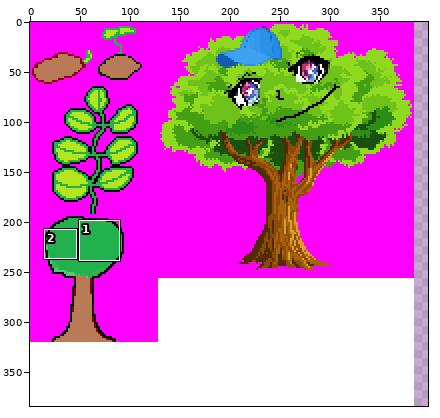
Two states of a sprite sheet, World Of Zuul/res/textures/sheets/player.png. Above, an overview of the earlier version with the close-up marked.
Close-up. The starting point:
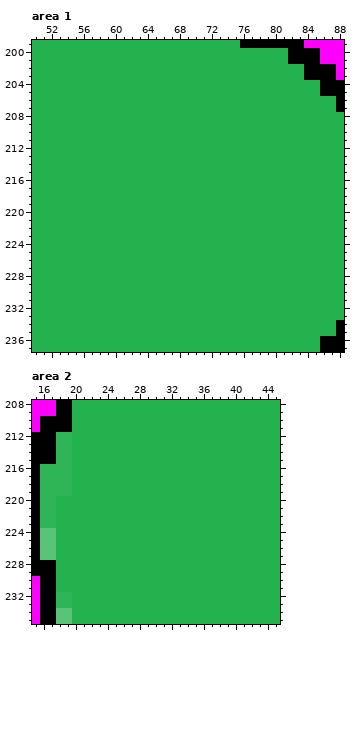
The file is 384x384 pixels. Colours within 5 levels of each other are drawn and written as one. Shown: area 1: x 50..88, y 199..237; area 2: x 15..45, y 208..235. The old version is drawn lined up with the new one, on the new canvas. The commit also changed other parts of the picture, which this record leaves out.
The same view after the edit:
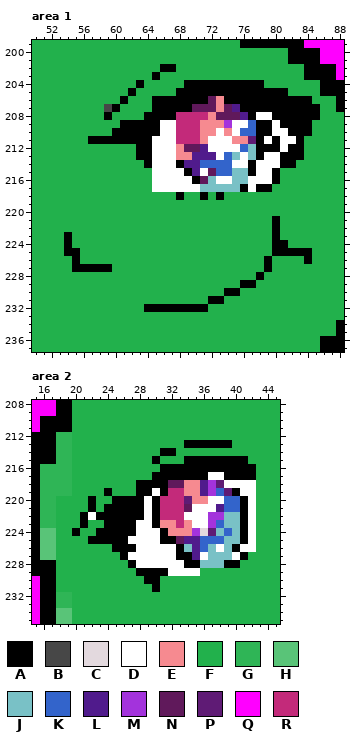
Palette (. is transparent): A #000000  B #474747  C #e3d9de  D #ffffff  E #f68a90  F #22b14c  G #2fb556  H #59c478  J #79c1c6  K #3364cb  L #501b8c  M #a333dc  N #60195b  P #5f1b75  Q #ff00ff  R #c32a7a
Edits made:
canvas 384x384 -> 398x384
Changed rows in their new state; - is an unchanged pixel.
Area 1:
first column x 54:
202 ------------AA------------------
203 -----------A--------------------
204 ---------A-----AAAAAAAAAA-------
205 --------A-----AAAAAAAAAAAAAA----
206 -------A---AAAAAAANEAAAAAAAAAAA-
207 -----BA----AAAAANNNENLAAAAAAAAAA
208 -----A----AAAARRRRENNNLADDAAAAAA
209 -------AAAAADDRRREEEMDDKAADAAAA-
210 ------AAAAAADDRRREEDEDKKAADDAAA-
211 ---AAAAAAAADDDRRREDDDEEPADADDA--
212 ---------AADDDENNLDDDDKJAAADAA--
213 ---------AADDDEELLLDKJDJADDAAA--
214 ----------ADDDALLKKKKDDADDDAA---
215 -----------DDDDALDNKKJJADDA-----
216 -----------DDDDDANJDDJJDDDA-----
217 -----------DDDDDDJJJJJADAA------
218 --------------A--A-A------------
221 --------------------------A-----
222 --------------------------A-----
223 A-------------------------A-----
224 A-------------------------AA----
225 AA------------------------AAAAA-
226 -A-----------------------A----A-
227 -AAAAA-------------------A------
228 ------------------------A-------
229 ----------------------AA--------
230 --------------------AA----------
231 ------------------AA------------
232 ----------AAAAAAAA--------------
Area 2:
first column x 20:
213 --------------AAAAAA---
214 -----------AA----------
215 ----------A---AAAAAAAA-
216 -----------AAAAAAAAAAAA
217 ----------AAAAAAADDAAAA
218 --------AAAANNEELMPDDDD
219 ----A---AADARREELMKPADD
220 --A--AAAADARRRPEEDDKKAD
221 --A-AAAAADARRRNDDDLKKAD
222 -ADAAAAAADARRRDDDMMJJAD
223 -A--AAAADDAEEREDDMKJJAD
224 A--AAAAADDDAEEEMCPJKJAD
225 --AAAAADDDDAANLLKKKJJAD
226 -----AAADDDDDAJLKJDJADD
227 ------ADDDDDDAALDJJJDA-
228 -------ADDDDDDAAJJJAA--
229 --------AAAADDDD-------
230 ---------AA------------
231 ----------A------------
Boxes around the changes in both close-ups, in picture pixels (x1, y1, x2, y2):
changed: (64, 64, 320, 312)
changed: (72, 440, 256, 592)
